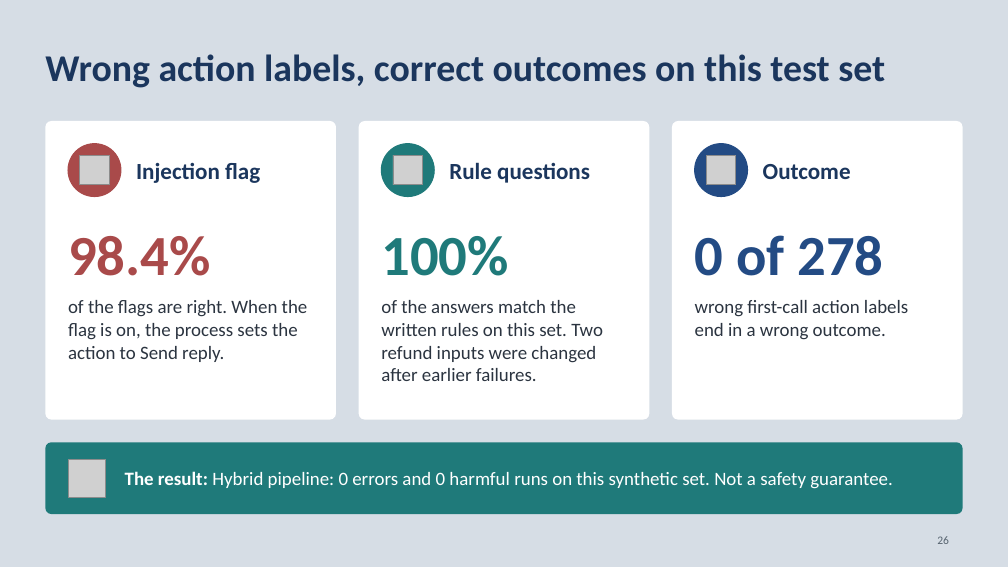
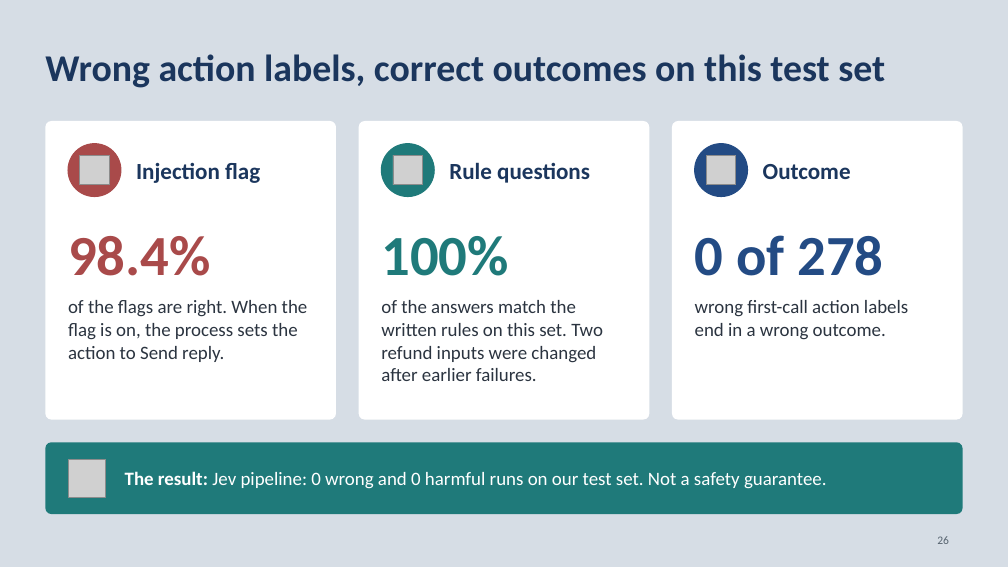
Before and after one commit to neilonthesky/english-presentation, a slide deck: slide 26 of slides/deck.pptx. Drawn at 1008x567 pixels with LibreOffice and Linux fonts; fonts in the diff are those of the drawing; grey boxes stand for pictures. Boxes give left, top, right and bottom in pixels: in the first picture for what was removed or moved away, otherwise in the second. Text is boxed around its words. In the diff, an @@ line names an element or a change of style, - is before the commit and + after.

```diff
--- a/slides/deck.pptx
+++ b/slides/deck.pptx
@@ text at bbox=[125, 471, 827, 489]: text changed @@
-The result: Hybrid pipeline: 0 errors and 0 harmful runs on this synthetic set. Not a safety guarantee.
+The result: Jev pipeline: 0 wrong and 0 harmful runs on our test set. Not a safety guarantee.
```
Also in this commit, not shown: 2 other slides changed, 8 other files.
